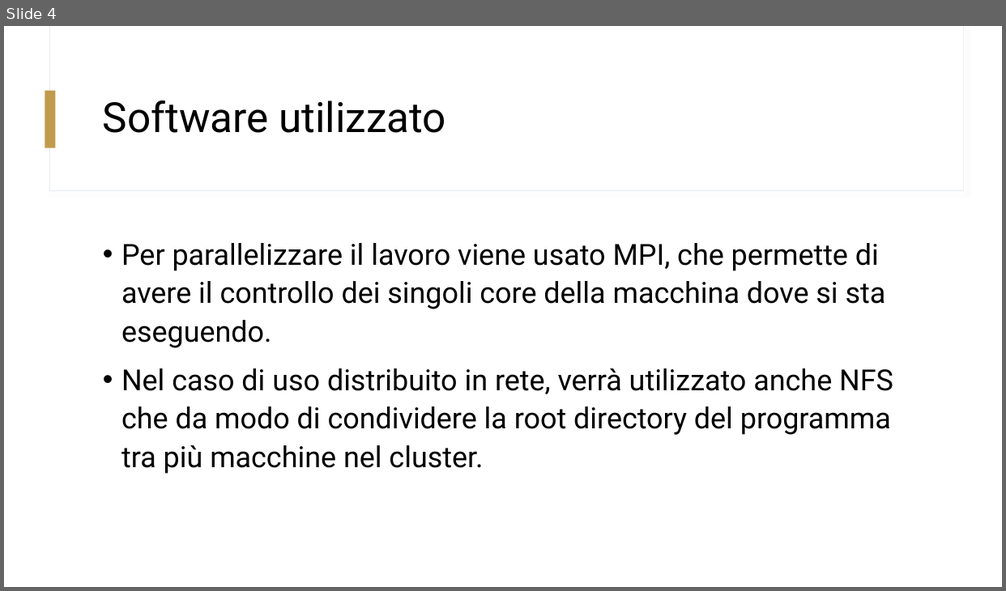
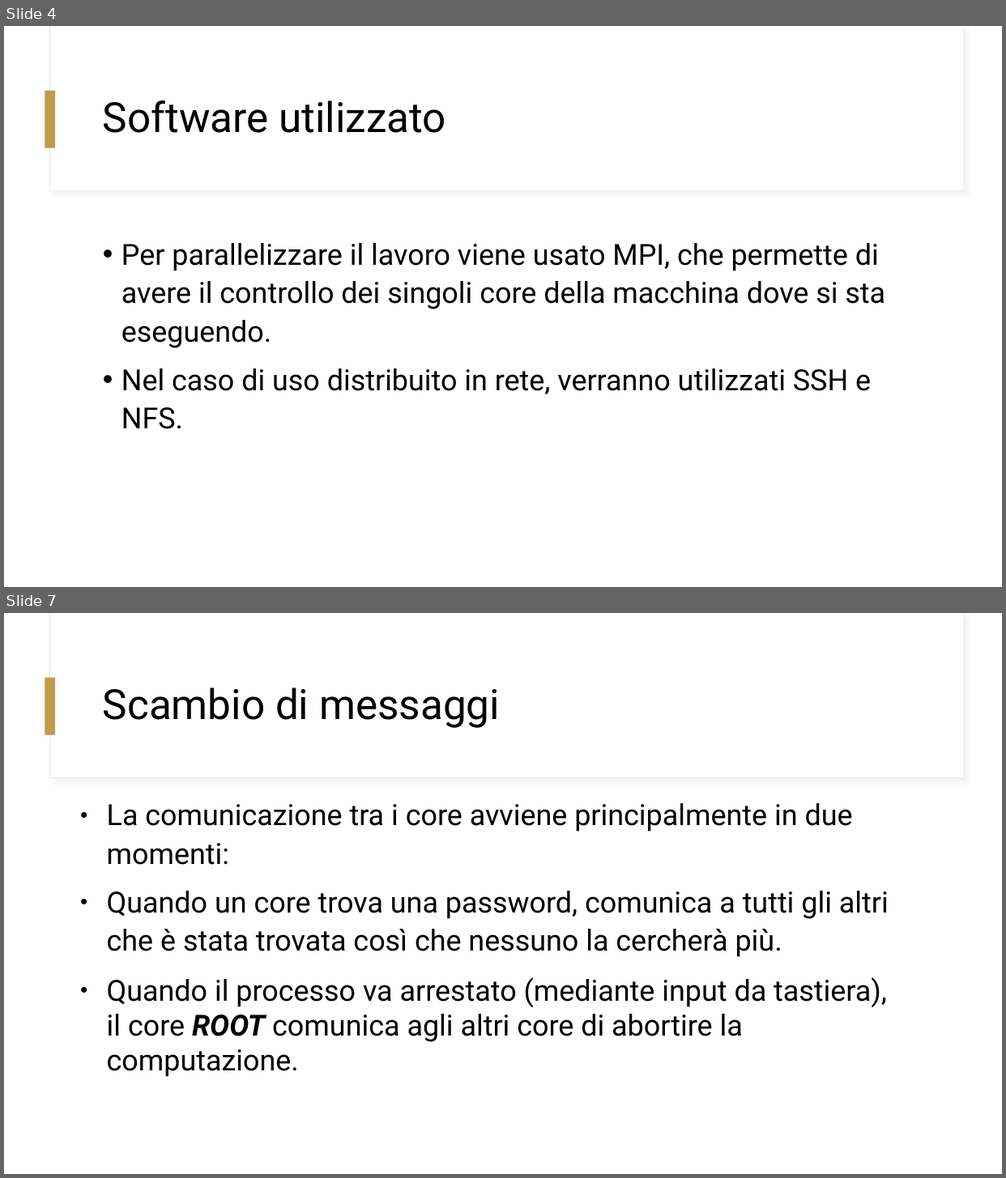
Before and after one commit to GiorgioBelli/npJohn, a slide deck: NPJohn.pptx. Shown one above the other, each under a label of ours: slide 4 before the commit, slides 4 and 7 after it; the slides between them are not shown. The pictures are 1006x591 and 1006x1178 pixels, drawn with LibreOffice and Linux fonts; fonts in the diff are those of the drawing. Boxes give left, top, right and bottom in pixels: in the first picture for what was removed or moved away, otherwise in the second. Text is boxed around its words. In the diff, an @@ line names an element or a change of style, - is before the commit and + after.

```diff
--- a/NPJohn.pptx
+++ b/NPJohn.pptx
@@ slide 7 added at (4,613,1002,1174), background #FFFFFF; not listed: 3 template elements that a slide beside it also shows @@
@@ text added at (103,688,500,728), 40 pt, text #000000 @@
+Scambio di messaggi
@@ text added at (107,803,889,1077), 28 pt, text #000000 @@
+● La comunicazione tra i core avviene principalmente in due momenti:
+● Quando un core trova una password, comunica a tutti gli altri che è stata trovata così che nessuno la cercherà più.
+● Quando il processo va arrestato (mediante input da tastiera), il core ROOT comunica agli altri core di abortire la computazione.
@@ slide 4 changed as well @@
@@ text at (121,369,871,429): text changed @@
-• Nel caso di uso distribuito in rete, verrà utilizzato anche NFS che da modo di condividere la root directory del programma tra più macchine nel cluster.
+• Nel caso di uso distribuito in rete, verranno utilizzati SSH e NFS.
```
Also in this commit, not shown: 5 other slides changed, 2 other slides added, 1 other file.
